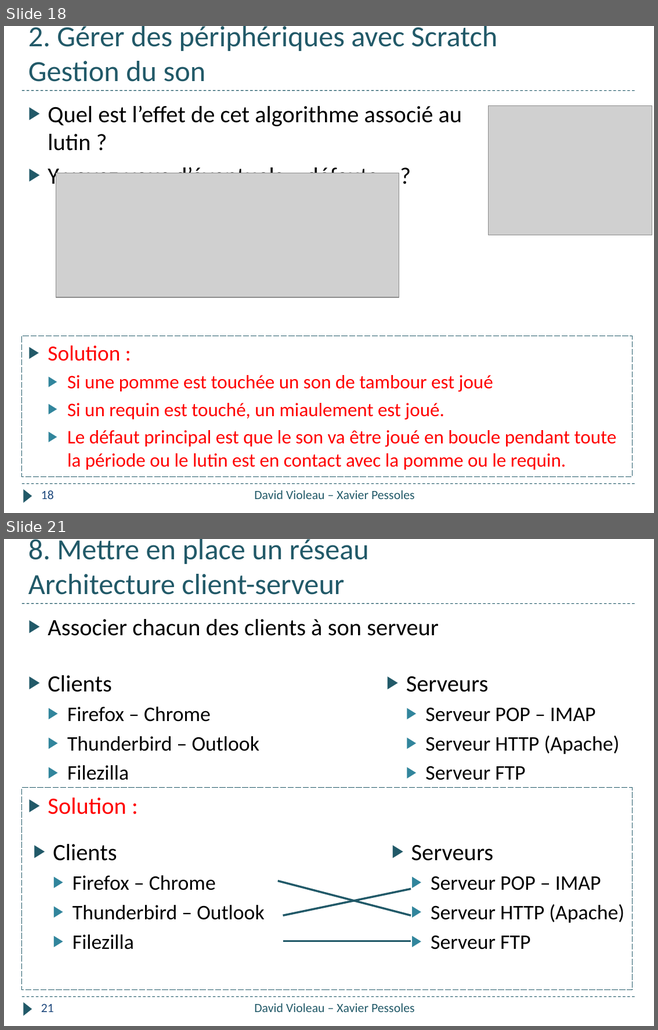
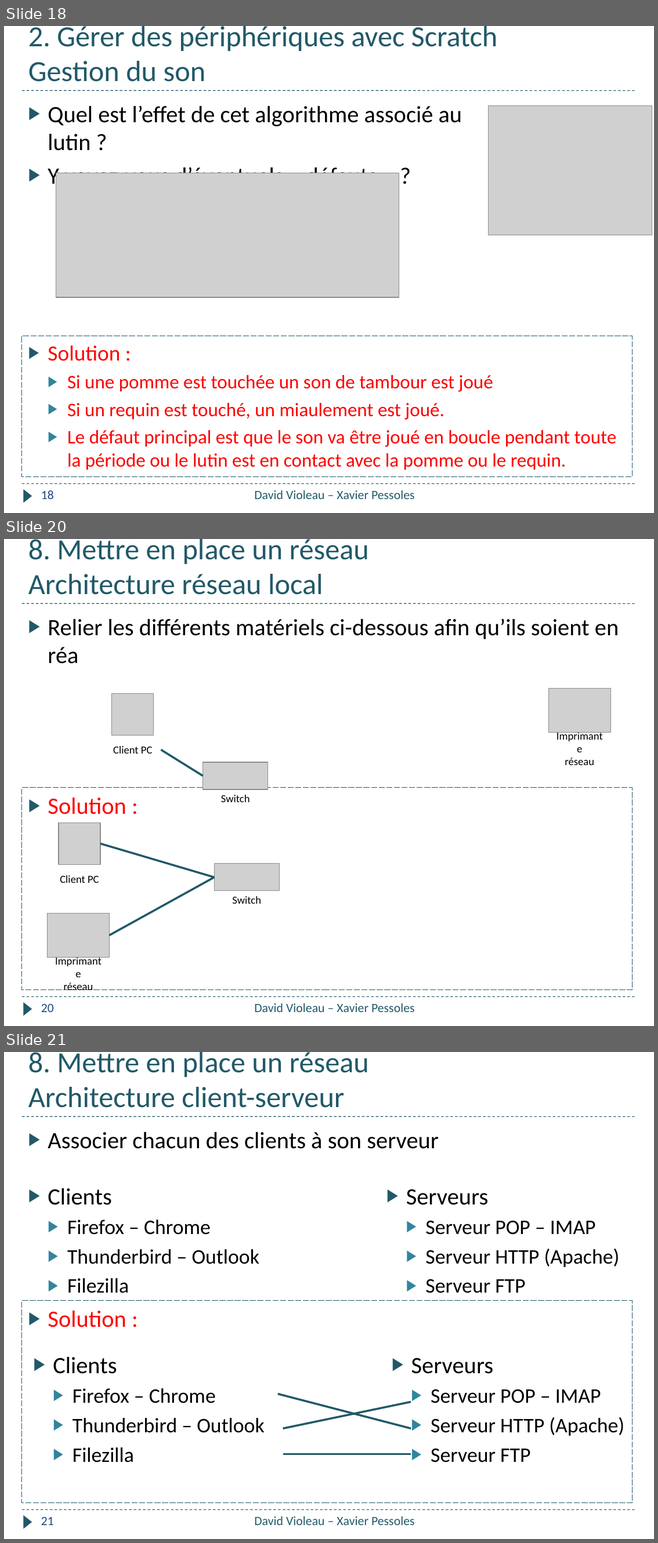
Before and after one commit to xpessoles/Informatique_College, a slide deck: Formation_2018/Quizz_Pomme/Quizz_Pomme.pptx. Shown one above the other, each under a label of ours: slides 18 and 21 before the commit, slides 18, 20 and 21 after it; the slides between them are not shown. The pictures are 658x1030 and 658x1543 pixels, drawn with LibreOffice and Linux fonts; fonts in the diff are those of the drawing; grey boxes stand for pictures. Boxes give left, top, right and bottom in pixels: in the first picture for what was removed or moved away, otherwise in the second. Text is boxed around its words. In the diff, an @@ line names an element or a change of style, - is before the commit and + after.

```diff
--- a/Formation_2018/Quizz_Pomme/Quizz_Pomme.pptx
+++ b/Formation_2018/Quizz_Pomme/Quizz_Pomme.pptx
@@ slide 20 added at (4, 539, 654, 1026), background #FFFFFF; not listed: 3 template elements that a slide beside it also shows @@
@@ title added at (28, 539, 369, 595), 32.4 pt, text #215968 @@
+8. Mettre en place un réseau
+Architecture réseau local
@@ text added at (48, 618, 618, 664), 26 pt, text #000000 @@
+▶ Relier les différents matériels ci-dessous afin qu’ils soient en réa
@@ picture added at (112, 694, 154, 735) @@
@@ picture added at (549, 689, 611, 732) @@
@@ text added at (113, 746, 152, 754), 12 pt, text #000000 @@
+Client PC
@@ line added from (203, 776) to (161, 750), #215968 2.25 pt @@
@@ picture added at (203, 762, 268, 790) @@
@@ text added at (564, 758, 594, 765), 12 pt, text #000000 @@
+Imprimante
+réseau
@@ rectangle added at (22, 788, 632, 990), outline #215968 0.75 pt dashed, 26 pt, text #FF0000 @@
+▶ Solution :
@@ text added at (221, 795, 250, 802), 12 pt, text #000000 @@
+Switch
@@ picture added at (59, 823, 100, 864) @@
@@ line added from (215, 878) to (100, 843), #215968 2.25 pt @@
@@ picture added at (215, 864, 280, 891) @@
@@ text added at (60, 875, 99, 883), 12 pt, text #000000 @@
+Client PC
@@ line added from (109, 935) to (215, 878), #215968 2.25 pt @@
@@ text added at (232, 896, 261, 904), 12 pt, text #000000 @@
+Switch
@@ picture added at (48, 914, 110, 957) @@
@@ text added at (64, 983, 93, 990), 12 pt, text #000000 @@
+Imprimante
+réseau
@@ page number added at (41, 1004, 54, 1012), 14 pt, text #1F497D @@
+20
@@ text added at (254, 1004, 415, 1012), 14 pt, text #215968 @@
+David Violeau – Xavier Pessoles
```
Also in this commit, not shown: 2 slides changed, 2 other slides added, 1 slide removed.
